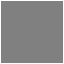
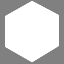
The second 64px x 64px image is a revision of the first. Changes to its layers:
added layer "Layer #17" above "GFig" over 4, 0, 59, 63
hid group "outline" (2 layers) over 0, 0, 64, 64
hid group "container" (2 layers) over 0, 0, 64, 64
hid group "rounded header" (2 layers) over 0, 0, 64, 64
